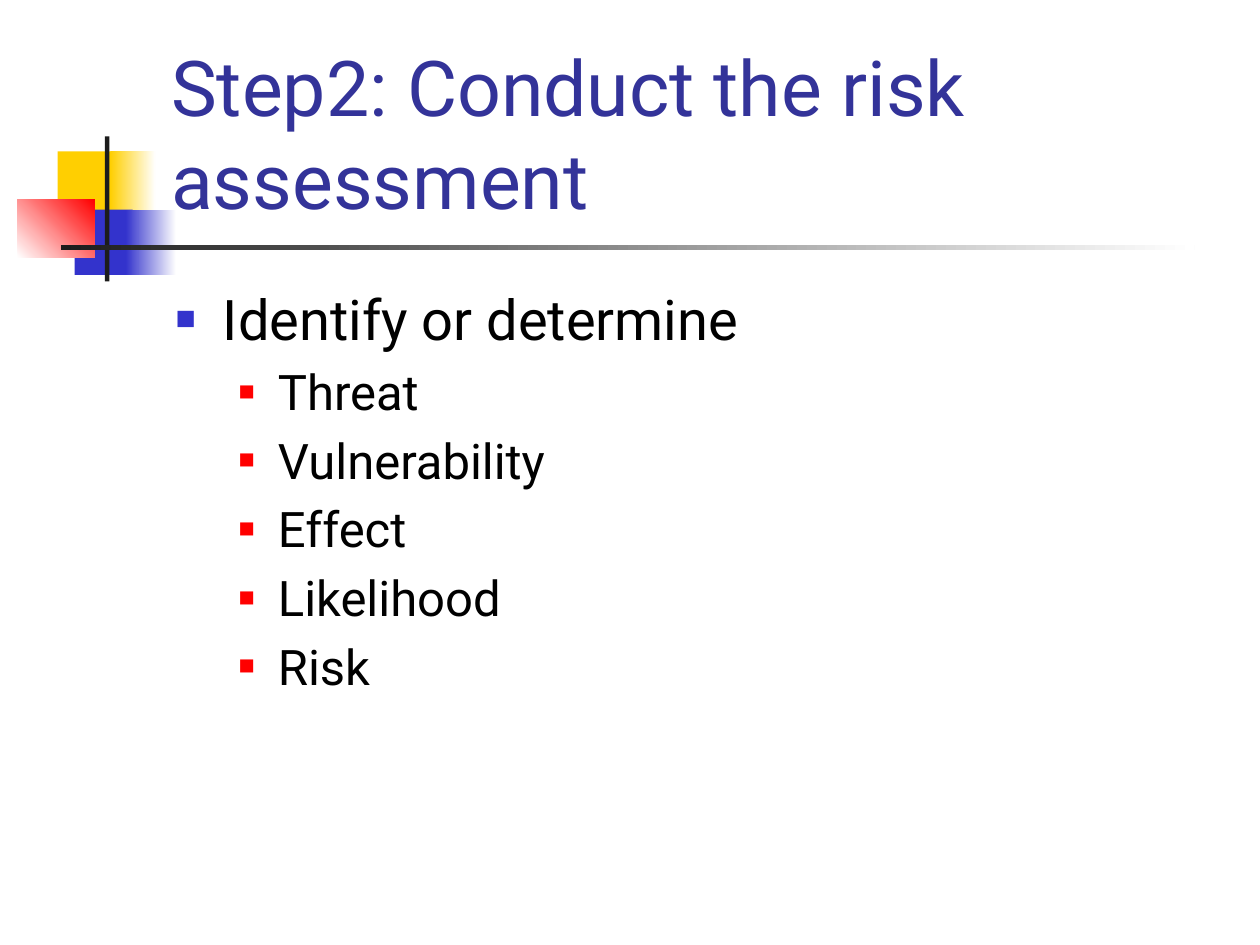
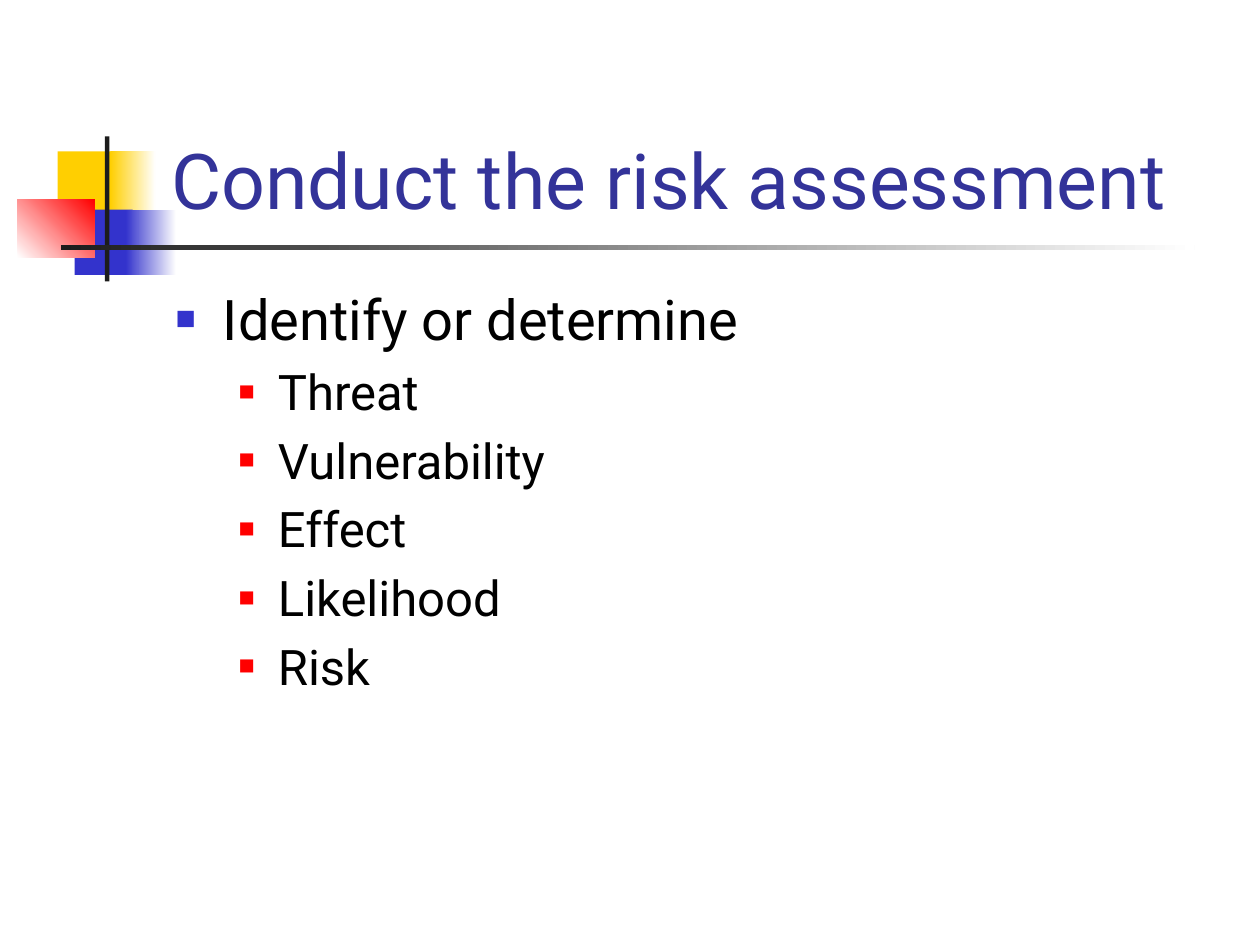
Before and after one commit to el-ahrairah/Risky_NIST, a slide deck: slide 12 of Risky NIST ecommerce.pptx. Drawn at 1260x945 pixels with LibreOffice and Linux fonts; fonts in the diff are those of the drawing. Boxes give left, top, right and bottom in pixels: in the first picture for what was removed or moved away, otherwise in the second. Text is boxed around its words. In the diff, an @@ line names an element or a change of style, - is before the commit and + after.

Commit message:
minor changes

```diff
--- a/Risky NIST ecommerce.pptx
+++ b/Risky NIST ecommerce.pptx
@@ title at (171, 151, 1166, 210): text changed @@
-Step2: Conduct the risk assessment
+Conduct the risk assessment
```
Also in this commit, not shown: 1 other slide changed, 1 slide added.
